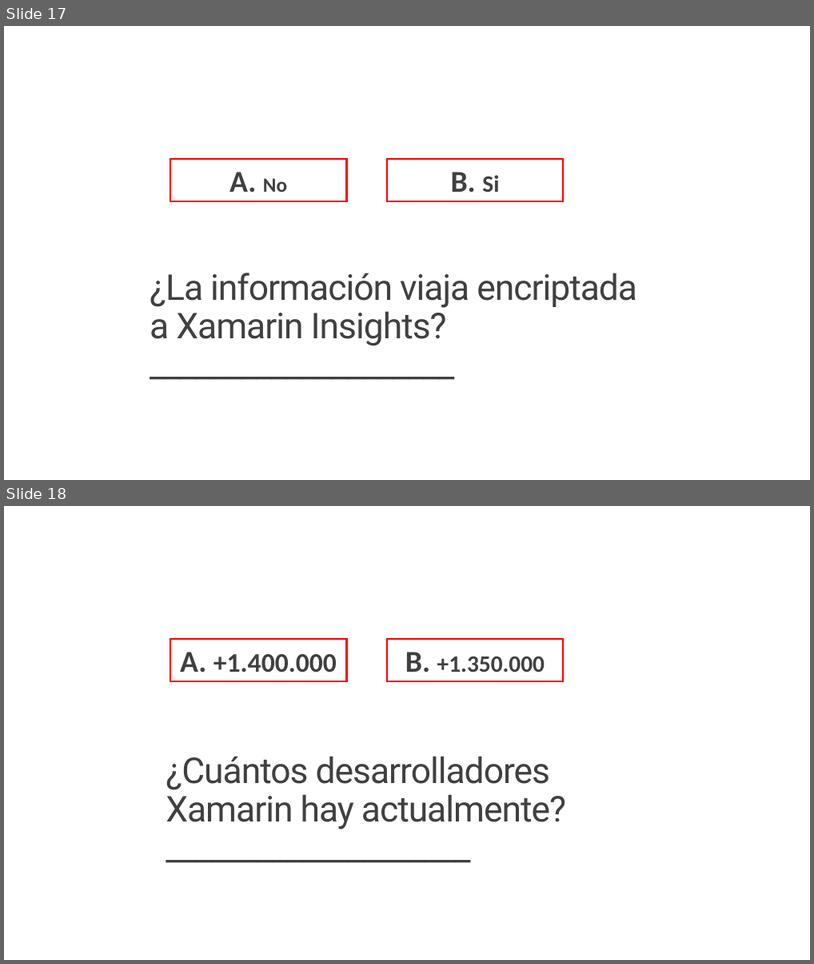
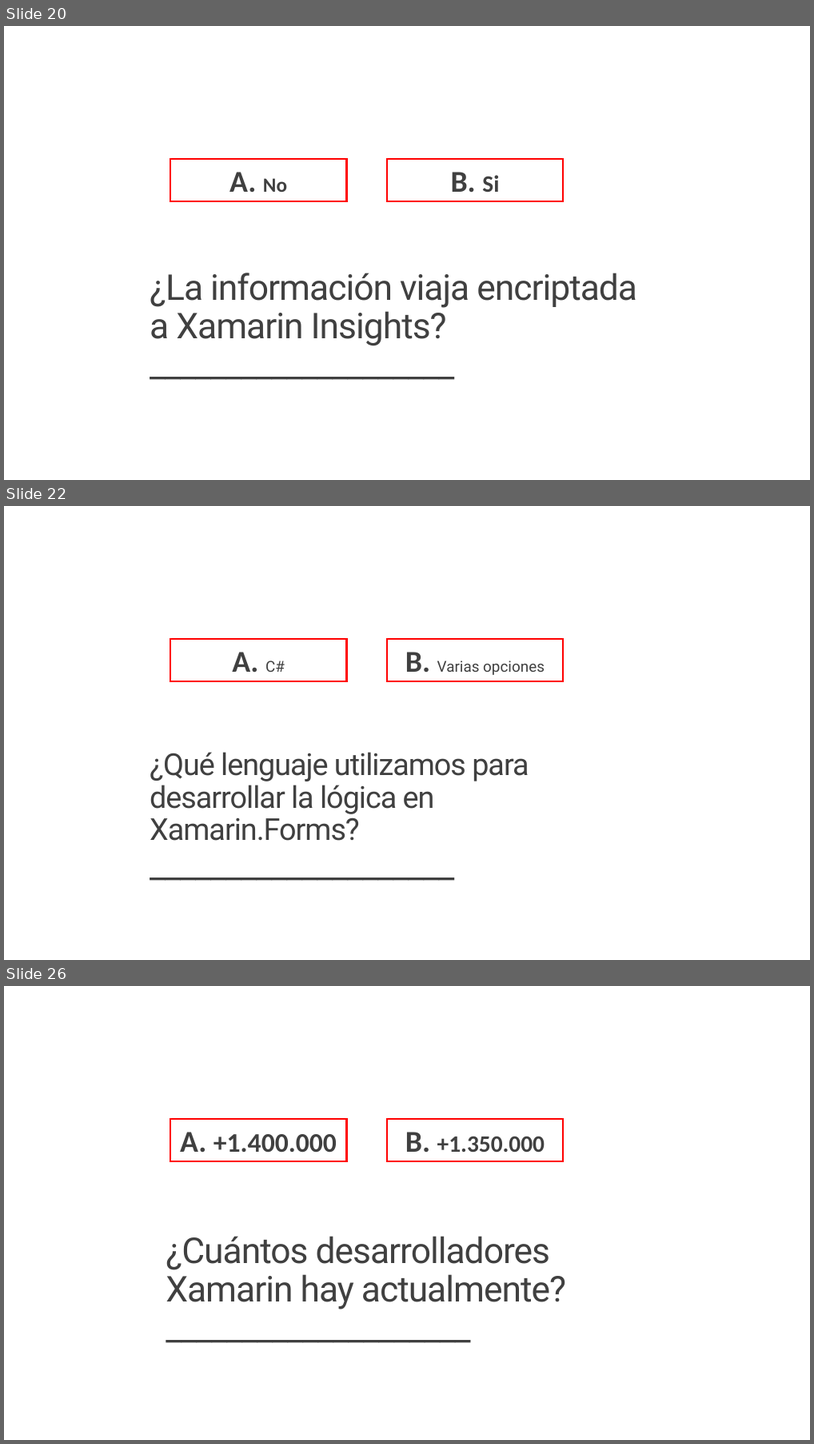
Before and after one commit to jsuarezruiz/Events, a slide deck: Xamarin 4 Party/03. Xamarin 4 Contest.pptx. Shown one above the other, each under a label of ours: slides 17 and 18 before the commit, slides 20, 22 and 26 after it; the slides between them are not shown. The pictures are 814x964 and 814x1444 pixels, drawn with LibreOffice and Linux fonts; fonts in the diff are those of the drawing. Boxes give left, top, right and bottom in pixels: in the first picture for what was removed or moved away, otherwise in the second. Text is boxed around its words. In the diff, an @@ line names an element or a change of style, - is before the commit and + after.

```diff
--- a/Xamarin 4 Party/03. Xamarin 4 Contest.pptx
+++ b/Xamarin 4 Party/03. Xamarin 4 Contest.pptx
@@ slide 22 added at (x1=4, y1=506, x2=810, y2=960), background #FFFFFF @@
@@ rectangle added at (x1=170, y1=639, x2=347, y2=681), outline #FF0000 2.25 pt, 36 pt, text #404040, bold @@
+A. C#
@@ rectangle added at (x1=387, y1=639, x2=563, y2=681), outline #FF0000 2.25 pt, 18 pt, text #404040 @@
+B. Varias opciones
@@ title added at (x1=150, y1=752, x2=529, y2=840), 36 pt, text #404040 @@
+¿Qué lenguaje utilizamos para desarrollar la lógica en Xamarin.Forms?
+____________________
@@ what was slide 17 is now slide 20 @@
@@ what was slide 18 is now slide 26 @@
```
Also in this commit, not shown: 7 other slides added, 1 other file.
